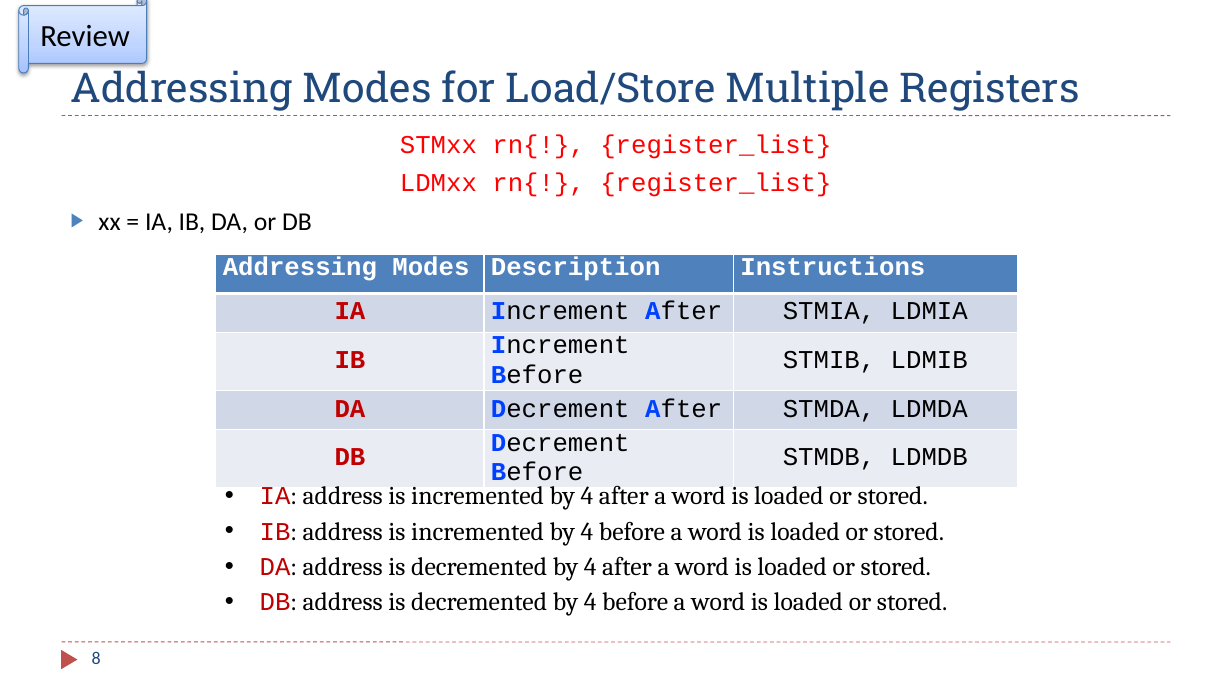
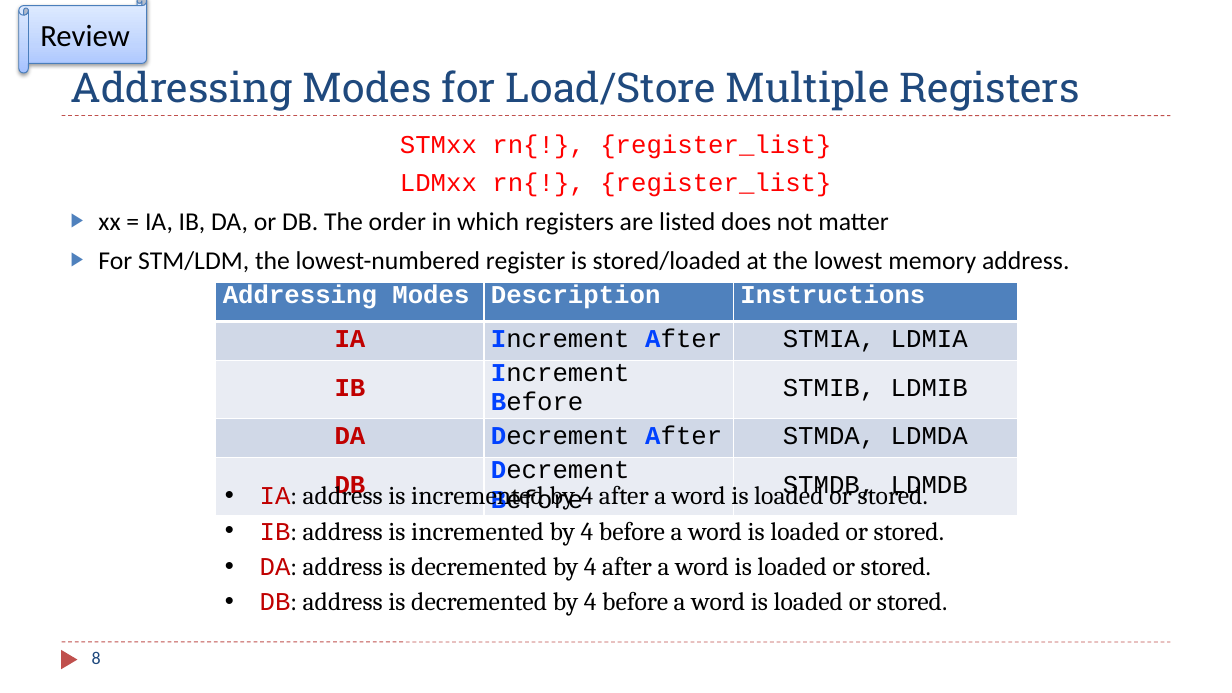
Before and after one commit to guhofstra/CSC111Fa25, a slide deck: slide 8 of PPTs/Ch8_ARM_Subroutines_2_Stack_Preserve_Environment.pptx. Drawn at 1232x693 pixels with LibreOffice and Linux fonts; fonts in the diff are those of the drawing. Boxes give left, top, right and bottom in pixels: in the first picture for what was removed or moved away, otherwise in the second. Text is boxed around its words. In the diff, an @@ line names an element or a change of style, - is before the commit and + after.

```diff
--- a/PPTs/Ch8_ARM_Subroutines_2_Stack_Preserve_Environment.pptx
+++ b/PPTs/Ch8_ARM_Subroutines_2_Stack_Preserve_Environment.pptx
@@ text at bbox=[98, 212, 1069, 274]: text changed @@
-▶ xx = IA, IB, DA, or DB
+▶ xx = IA, IB, DA, or DB. The order in which registers are listed does not matter
+▶ For STM/LDM, the lowest-numbered register is stored/loaded at the lowest memory address.
@@ table: place and size @@
-table at bbox=[216, 254, 1018, 474]
+table at bbox=[216, 282, 1018, 505]
```
Also in this commit, not shown: 2 other slides changed, 1 slide removed, 3 other files.
